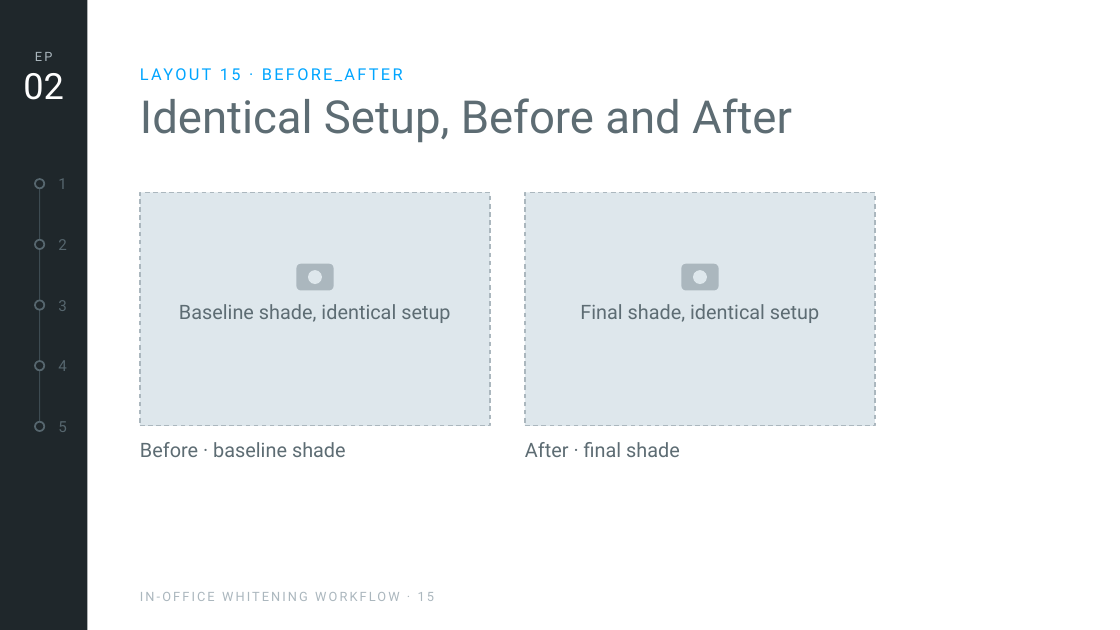
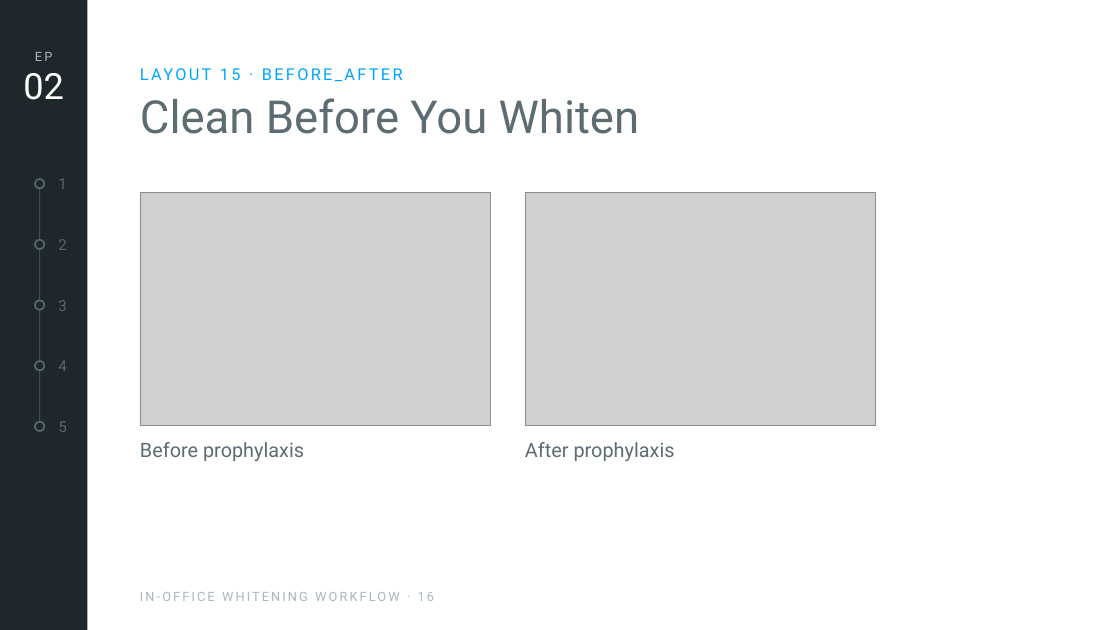
Before and after one commit to grafitecture/flaeshcampus, a slide deck: slide 16 of skill/flaesh-campus/assets/template/flaesh-campus-template.pptx (slide 15 before the commit). Drawn at 1120x630 pixels with LibreOffice and Linux fonts; fonts in the diff are those of the drawing; grey boxes stand for pictures; background and template pictures are left out. Boxes give left, top, right and bottom in pixels: in the first picture for what was removed or moved away, otherwise in the second. Text is boxed around its words. In the diff, an @@ line names an element or a change of style, - is before the commit and + after.

```diff
--- a/skill/flaesh-campus/assets/template/flaesh-campus-template.pptx
+++ b/skill/flaesh-campus/assets/template/flaesh-campus-template.pptx
@@ title at (140,98,640,134): text changed @@
-Identical Setup, Before and After
+Clean Before You Whiten
@@ rectangle removed at (140,192,491,426) @@
@@ picture added at (140,192,491,426) @@
@@ rectangle removed at (525,192,875,426) @@
@@ picture added at (525,192,875,426) @@
@@ rounded rectangle removed at (297,264,334,291) @@
@@ rounded rectangle removed at (681,264,718,291) @@
@@ ellipse removed at (308,271,323,285) @@
@@ ellipse removed at (693,271,707,285) @@
@@ text removed at (179,304,450,323) @@
-Baseline shade, identical setup
@@ text removed at (580,304,819,323) @@
-Final shade, identical setup
@@ text at (140,442,304,461): text changed @@
-Before · baseline shade
+Before prophylaxis
@@ text at (525,442,675,461): text changed @@
-After · final shade
+After prophylaxis
```
Also in this commit, not shown: 8 other slides changed, 2 slides added, 1 slide removed, 28 other files.
